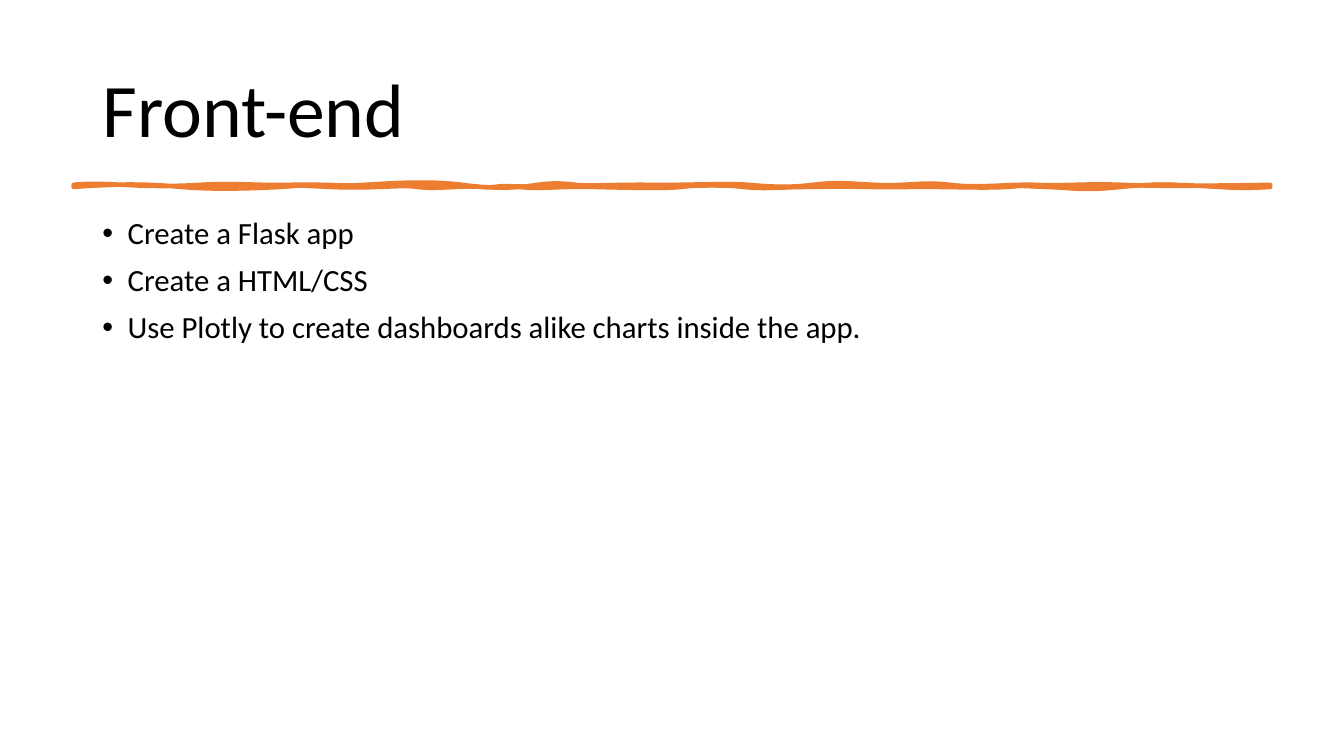
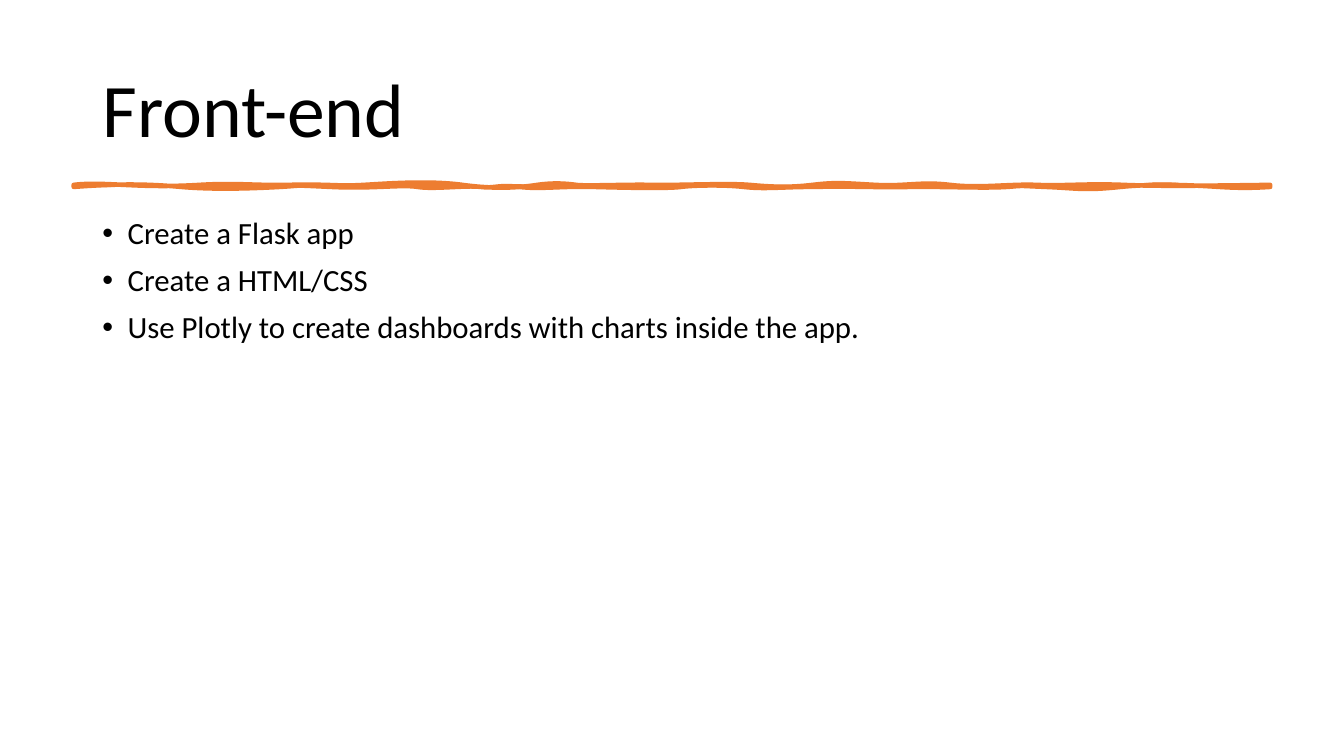
Before and after one commit to VanessaGuzman12/Project2, a slide deck: slide 4 of Mortality causes in Mexico.pptx. Drawn at 1344x756 pixels with LibreOffice and Linux fonts; fonts in the diff are those of the drawing. Boxes give left, top, right and bottom in pixels: in the first picture for what was removed or moved away, otherwise in the second. Text is boxed around its words. In the diff, an @@ line names an element or a change of style, - is before the commit and + after.

```diff
--- a/Mortality causes in Mexico.pptx
+++ b/Mortality causes in Mexico.pptx
@@ text at <box>128,316,859,343</box>: text changed @@
-• Use Plotly to create dashboards alike charts inside the app.
+• Use Plotly to create dashboards with charts inside the app.
```
Also in this commit, not shown: 2 other slides changed, 3 other files.
